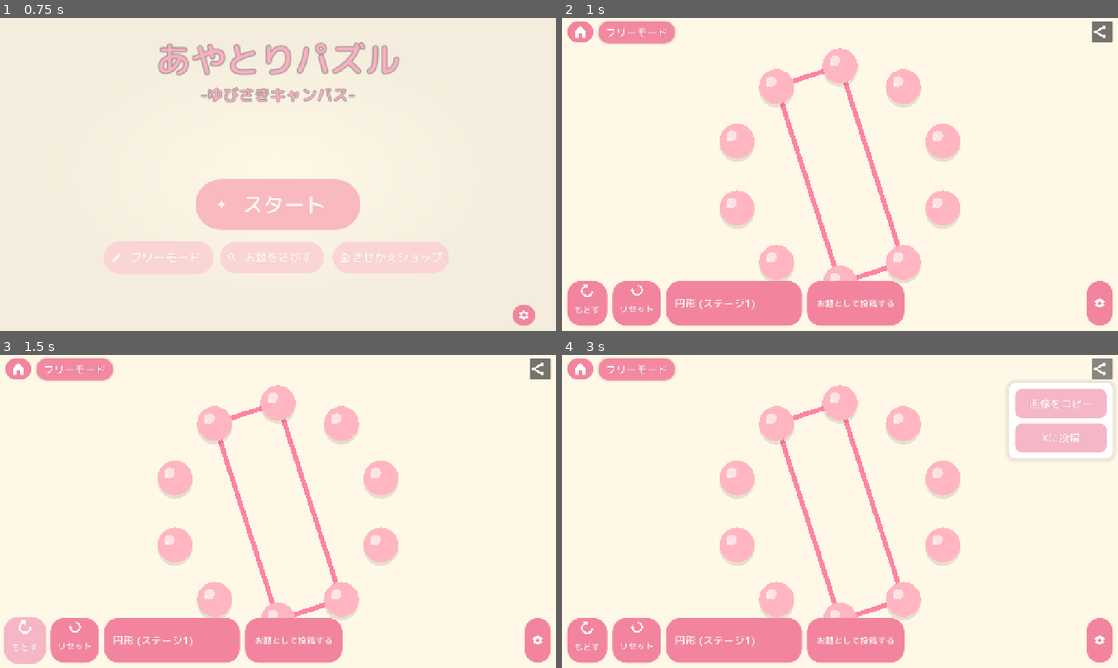
Above: before the commit, frames 1-4 (two rows, left to right).
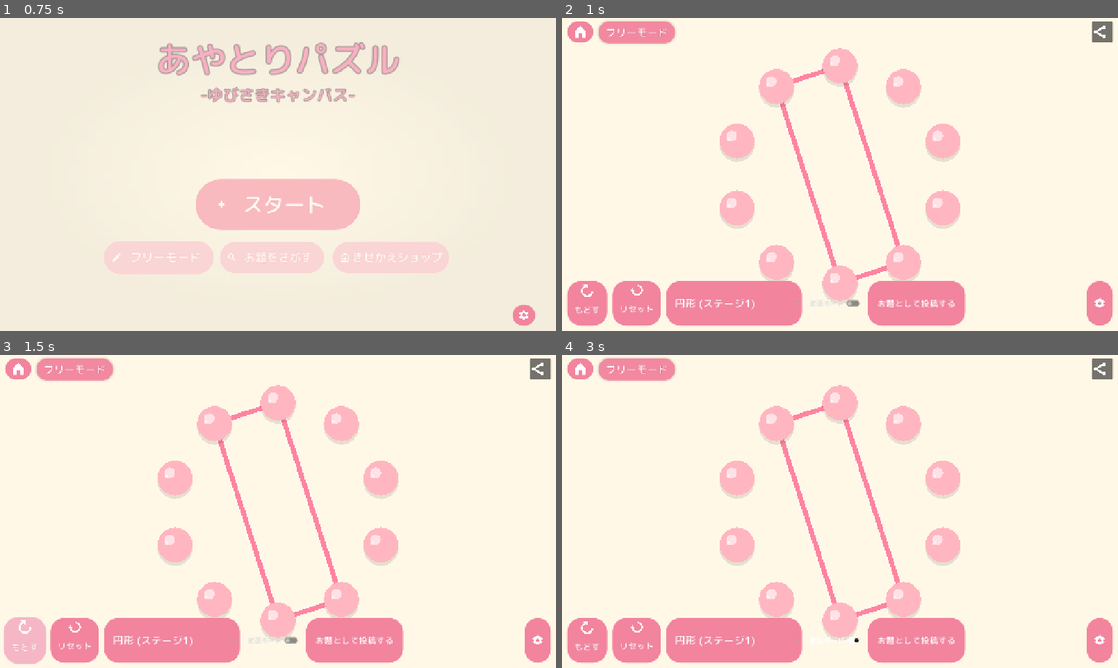
Above: after the commit, the same moments.

Repository: Omezi42/ayatori
Game: Godot game, scene res://scenes/Title.tscn
The game is run twice, just before and just after one commit, with the same random seed, the same clock (stepped at 60 frames per second) and the same inputs.
Inputs (mouse positions are in pixels of both pictures, inside the frame that each line leads up to; where the layout moved, square brackets give the same spot in the first picture):
- Up to frame 1 (0.75 s): click "フリーモード" at 0.5 s
- Up to frame 2 (1 s): no input
- Up to frame 3 (1.5 s): click "もどす" at 1.25 s
- Up to frame 4 (3 s): click "リセット" at 2 s; click (834, 639) [1101, 367] at 2.75 s

Frame 1 is identical in both runs. In frame 2, 3.2% of the frame differs, in the area x 44-73%, y 84-99%; in frame 3, 3.2%; in frame 4, 6.1%, in the area x 44-98%, y 10-99%.

Commit message:
Add advanced (multi-loop) mode and UI toggles
Introduce an "advanced" multi-loop mode: add GameSave.is_advanced_mode (persisted), UI toggles in Title, LevelEditor and LevelSelect, and include is_advanced in Firebase save/load/fetch. Enhance StringManager to track hook_times and history timestamps, provide get_latest_index_of_finger, and switch state-matching/heuristic logic to edge-set comparisons. StringDrawer and FingerNode now render multi-loop offsets and loop counts. MainController uses the latest hooked index when advanced mode is enabled. Minor ayatori.pck/HTML size update. LevelSelect filtering for advanced stages left as TODO.

Diff:
--- a/scripts/FingerNode.gd
+++ b/scripts/FingerNode.gd
@@ -5,6 +5,12 @@
 signal finger_dropped_on(id)
 
 var is_drag_highlighted: bool = false
+var loop_count: int = 0
+
+func set_loop_count(count: int) -> void:
+	if loop_count != count:
+		loop_count = count
+		queue_redraw()
 
 func _ready() -> void:
 	# Area2Dの入力イベントを拾う
@@ -83,3 +89,13 @@
 	# ぷっくりしたハイライト（ツヤ）
 	draw_circle(Vector2(-12, -12), radius * 0.3, shine_color)
 	draw_circle(Vector2(-20, -4), radius * 0.1, shine_color)
+
+	if GameSave.is_advanced_mode and loop_count >= 2:
+		var font = ThemeDB.fallback_font
+		if font:
+			var text = "x" + str(loop_count)
+			var font_size = 24
+			var text_size = font.get_string_size(text, HORIZONTAL_ALIGNMENT_LEFT, -1, font_size)
+			var text_pos = Vector2(radius + 10, text_size.y * 0.3)
+			draw_string_outline(font, text_pos, text, HORIZONTAL_ALIGNMENT_LEFT, -1, font_size, 4, Color.BLACK)
+			draw_string(font, text_pos, text, HORIZONTAL_ALIGNMENT_LEFT, -1, font_size, Color.WHITE)
--- a/scripts/FirebaseManager.gd
+++ b/scripts/FirebaseManager.gd
@@ -62,6 +62,7 @@
 			"play_count": { "integerValue": "0" },
 			"likes": { "integerValue": "0" },
 			"layout_id": { "integerValue": str(layout_id) },
+			"is_advanced": { "booleanValue": GameSave.is_advanced_mode if GameSave else false },
 			"target_sequence": {
 				"arrayValue": {
 					"values": values
@@ -116,6 +117,11 @@
 			if json["fields"].has("layout_id"):
 				layout_id = int(json["fields"]["layout_id"]["integerValue"])
 
+			# is_advancedの読み取り（オプショナル）
+			if json["fields"].has("is_advanced"):
+				if GameSave:
+					GameSave.is_advanced_mode = json["fields"]["is_advanced"]["booleanValue"]
+
 			var title = "ユーザー作成ステージ"
 			if json["fields"].has("title"):
 				title = json["fields"]["title"]["stringValue"]
@@ -169,6 +175,7 @@
 					var title = fields.get("title", {}).get("stringValue", "無題")
 					var play_count = int(fields.get("play_count", {}).get("integerValue", "0"))
 					var likes = int(fields.get("likes", {}).get("integerValue", "0"))
+					var is_advanced = fields.get("is_advanced", {}).get("booleanValue", false)
 
 					# ローカルでの検索クエリ絞り込み
 					if current_search_query != "":
@@ -191,7 +198,8 @@
 						"play_count": play_count,
 						"likes": likes,
 						"target_sequence": seq,
-						"layout_id": layout_id
+						"layout_id": layout_id,
+						"is_advanced": is_advanced
 					})
 			emit_signal("levels_fetched", levels)
 		else:
--- a/scripts/GameSave.gd
+++ b/scripts/GameSave.gd
@@ -14,6 +14,8 @@
 var current_bg: int = 0
 var unlocked_strings: Array = [0]
 var current_string: int = 0
+var is_advanced_mode: bool = false
+
 
 const PIN_ITEMS = [
 	{"id": 0, "name": "パステルピンク", "price": 0, "color": Color("#FFB6C1"), "shine": Color(1, 1, 1, 0.6)},
@@ -58,7 +60,8 @@
 		"unlocked_bgs": unlocked_bgs,
 		"current_bg": current_bg,
 		"unlocked_strings": unlocked_strings,
-		"current_string": current_string
+		"current_string": current_string,
+		"is_advanced_mode": is_advanced_mode
 	}
 	var file = FileAccess.open(SAVE_PATH, FileAccess.WRITE)
 	if file:
@@ -82,6 +85,7 @@
 				if json.has("current_bg"): current_bg = int(json["current_bg"])
 				if json.has("unlocked_strings"): unlocked_strings = json["unlocked_strings"]
 				if json.has("current_string"): current_string = int(json["current_string"])
+				if json.has("is_advanced_mode"): is_advanced_mode = bool(json["is_advanced_mode"])
 
 func is_unlocked(category: String, id: int) -> bool:
 	var arr = []
--- a/scripts/LevelEditor.gd
+++ b/scripts/LevelEditor.gd
@@ -74,6 +74,18 @@
 			hbox.add_child(layout_option)
 			hbox.move_child(layout_option, 2)
 			layout_option.item_selected.connect(_on_layout_selected)
+
+			# 拡張モードトグルをヘッダー/フッターに追加
+			var adv_btn = CheckButton.new()
+			adv_btn.name = "AdvModeButton"
+			adv_btn.text = "拡張モード"
+			adv_btn.button_pressed = GameSave.is_advanced_mode
+			adv_btn.toggled.connect(func(toggled_on):
+				GameSave.is_advanced_mode = toggled_on
+				GameSave.save_data()
+			)
+			hbox.add_child(adv_btn)
+			hbox.move_child(adv_btn, 3)
 
 		# タイトル入力ダイアログ
 		var dialog = ConfirmationDialog.new()
--- a/scripts/LevelSelect.gd
+++ b/scripts/LevelSelect.gd
@@ -27,17 +27,45 @@
 	header.add_child(home_btn)
 	header.move_child(home_btn, 0)
 
+	# スペーサー
+	var spacer = Control.new()
+	spacer.size_flags_horizontal = Control.SIZE_EXPAND_FILL
+	header.add_child(spacer)
+
+	# 拡張モードトグルをヘッダーに追加
+	var adv_btn = CheckButton.new()
+	adv_btn.name = "AdvModeButton"
+	adv_btn.text = "拡張"
+	adv_btn.button_pressed = GameSave.is_advanced_mode
+	adv_btn.toggled.connect(func(toggled_on):
+		GameSave.is_advanced_mode = toggled_on
+		GameSave.save_data()
+		_load_levels()
+	)
+	header.add_child(adv_btn)
+
+	_load_levels()
+
+	back_button.pressed.connect(_on_back_pressed)
+	apply_theme_colors()
+
+func _load_levels() -> void:
+	# 既存のカードを削除
+	for child in grid_container.get_children():
+		child.queue_free()
+
 	# レベルデータの読み込み
 	var level_manager = LevelManager.new()
 	level_manager.create_default_levels()
 	var levels = level_manager.level_data_list
 
-	# ステージカードの生成
+	# ON時は高度なステージだけ抽出する等のロジックを入れる（ここでは暫定的にすべて表示するか、拡張モード専用ステージを用意する）
+	# （実装例：Advancedなステージフラグがあればそれでフィルタリング）
+
 	for i in range(levels.size()):
+		# TODO: 拡張モードのON/OFFに応じて表示するステージを分ける
 		var card = _create_stage_card(i, levels[i])
 		grid_container.add_child(card)
-
-	back_button.pressed.connect(_on_back_pressed)
 
 	apply_theme_colors()
 
--- a/scripts/MainController.gd
+++ b/scripts/MainController.gd
@@ -287,7 +287,12 @@
 	if not string_manager:
 		return
 	var arr = string_manager.current_string
-	var idx = arr.find(finger_id)
+	var idx = -1
+	if GameSave.is_advanced_mode:
+		idx = string_manager.get_latest_index_of_finger(finger_id)
+	else:
+		idx = arr.find(finger_id)
+
 	if idx != -1:
 		string_manager.unhook_finger(idx)
 
--- a/scripts/StringDrawer.gd
+++ b/scripts/StringDrawer.gd
@@ -21,6 +21,7 @@
 
 const HIT_RADIUS := 25.0        # 線分のヒット判定半径(px)
 const FINGER_DROP_RADIUS := 50.0 # 指ドロップ判定半径(px)
+const MULTI_LOOP_OFFSET_RADIUS := 12.0 # 多重ループ時のオフセット半径(px)
 
 var default_width: float = 16.0
 var dragging_width: float = 8.0
@@ -104,6 +105,32 @@
 			closest_id = f_id
 	return closest_id
 
+# 配列の各要素に対応する実際の描画用座標（オフセット加味）を計算
+func _get_actual_points(arr: Array[int]) -> Array[Vector2]:
+	var points: Array[Vector2] = []
+	var usage_counts = {}
+
+	for i in range(arr.size()):
+		var f_id = arr[i]
+		if not finger_positions.has(f_id):
+			points.append(Vector2.ZERO)
+			continue
+
+		var pos = finger_positions[f_id]
+		if GameSave.is_advanced_mode:
+			if not usage_counts.has(f_id):
+				usage_counts[f_id] = 0
+			var count = usage_counts[f_id]
+			if count > 0:
+				var angle = count * (PI / 4.0)
+				var offset = Vector2(cos(angle), sin(angle)) * MULTI_LOOP_OFFSET_RADIUS
+				pos += offset
+			usage_counts[f_id] += 1
+
+		points.append(pos)
+
+	return points
+
 # StringManagerの状態に従ってLine2Dのポイントを更新
 func update_line() -> void:
 	if not line or not string_manager:
@@ -113,12 +140,25 @@
 	var arr = string_manager.current_string
 
 	if arr.is_empty():
-		return
+		for node in get_tree().get_nodes_in_group("fingers"):
+			if node is FingerNode:
+				node.set_loop_count(0)
+		return
+
+	var actual_points = _get_actual_points(arr)
+
+	var finger_counts = {}
+	for f_id in arr:
+		finger_counts[f_id] = finger_counts.get(f_id, 0) + 1
+
+	for node in get_tree().get_nodes_in_group("fingers"):
+		if node is FingerNode:
+			node.set_loop_count(finger_counts.get(node.finger_id, 0))
 
 	for i in range(arr.size()):
 		var f_id = arr[i]
 		if finger_positions.has(f_id):
-			line.add_point(finger_positions[f_id])
+			line.add_point(actual_points[i])
 
 			# ドラッグ中の線分であれば、中間にマウス位置を挿入
 			if is_dragging and i == dragging_segment_index:
@@ -127,7 +167,7 @@
 	# ループさせるために最初の点を最後にもう一度追加
 	var first_f_id = arr[0]
 	if finger_positions.has(first_f_id):
-		line.add_point(finger_positions[first_f_id])
+		line.add_point(actual_points[0])
 
 # ドラッグ開始の試行（線分をクリックしたか判定）
 # 【アプローチB】数学的な線分距離判定を使用
@@ -143,6 +183,7 @@
 	var arr = string_manager.current_string
 	var best_index := -1
 	var best_dist := HIT_RADIUS
+	var actual_points = _get_actual_points(arr)
 
 	for i in range(arr.size()):
 		if not finger_positions.has(arr[i]):
@@ -151,8 +192,8 @@
 		if not finger_positions.has(arr[next_idx]):
 			continue
 
-		var p1 = finger_positions[arr[i]]
-		var p2 = finger_positions[arr[next_idx]]
+		var p1 = actual_points[i]
+		var p2 = actual_points[next_idx]
 
 		# Geometry2D を使って線分上の最近接点を算出
 		var closest = Geometry2D.get_closest_point_to_segment(mouse_pos, p1, p2)
@@ -178,7 +219,7 @@
 
 	if dropped_finger_id >= 0:
 		# すでにその指に糸が掛かっていない場合のみフック
-		if not string_manager.current_string.has(dropped_finger_id):
+		if not string_manager.current_string.has(dropped_finger_id) or GameSave.is_advanced_mode:
 			segment_dropped_on_finger.emit(dragging_segment_index, dropped_finger_id)
 
 	# ドラッグ状態をリセット（何もない場所でドロップした場合は元に戻る）
--- a/scripts/StringManager.gd
+++ b/scripts/StringManager.gd
@@ -3,6 +3,9 @@
 var current_string: Array[int] = []
 var target_string: Array[int] = []
 var history: Array[Array] = []
+var history_hook_times: Array[Array] = []
+var hook_times: Array[int] = []
+var current_time_counter: int = 0
 var optimal_moves_cache: int = -1
 var _hint_cache: Dictionary = {}
 var _hint_cache_mutex: Mutex = Mutex.new()
@@ -19,12 +22,15 @@
 # 履歴を保存する
 func save_history() -> void:
 	history.append(current_string.duplicate())
+	history_hook_times.append(hook_times.duplicate())
 
 # 糸を指定の指に掛ける（線分を引っ張って掛ける操作）
 func hook_finger(segment_index: int, finger_id: int) -> void:
 	save_history()
+	current_time_counter += 1
 	# segment_index と segment_index+1 の間に finger_id を挿入
 	current_string.insert(segment_index + 1, finger_id)
+	hook_times.insert(segment_index + 1, current_time_counter)
 	string_changed.emit()
 
 # 指定の指から糸を外す
@@ -35,58 +41,75 @@
 
 	save_history()
 	current_string.remove_at(index)
+	hook_times.remove_at(index)
 	string_changed.emit()
 
 # 1手戻る
 func undo() -> void:
 	if history.size() > 0:
 		current_string = history.pop_back()
+		hook_times = history_hook_times.pop_back()
 		string_changed.emit()
 
 # リセット
 func reset_to_initial(initial_state: Array[int]) -> void:
 	history.clear()
+	history_hook_times.clear()
 	current_string = initial_state.duplicate()
+	hook_times.clear()
+	current_time_counter = 0
+	for i in range(current_string.size()):
+		hook_times.append(0)
 	string_changed.emit()
+
+# 特定の指に対して一番最後に掛けられた要素のインデックスを返す
+func get_latest_index_of_finger(finger_id: int) -> int:
+	var latest_idx = -1
+	var max_time = -1
+	for i in range(current_string.size()):
+		if current_string[i] == finger_id:
+			if hook_times.size() > i and hook_times[i] > max_time:
+				max_time = hook_times[i]
+				latest_idx = i
+	return latest_idx
 
 # 現在の配列が正解配列と一致するか判定する（シフト、逆順対応）
 func check_clear() -> bool:
 	return is_state_matching_target(current_string, target_string)
 
+func get_edge_set(seq: Array[int]) -> Array:
+	if seq.is_empty(): return []
+	var norm = _normalize_sequence(seq)
+	if norm.is_empty(): return []
+	var edges = {}
+	for i in range(norm.size()):
+		var u = norm[i]
+		var v = norm[(i + 1) % norm.size()]
+		if u != v: # 無視（同じ点への自己ループは描画されない）
+			var edge_key = str(min(u, v)) + "-" + str(max(u, v))
+			edges[edge_key] = true
+	var keys = edges.keys()
+	keys.sort()
+	return keys
+
 func is_state_matching_target(state: Array[int], target: Array[int]) -> bool:
 	if target.is_empty() or state.is_empty():
 		return false
 
-	# 1. 配列の正規化（最初と最後が重複している場合は最後の要素を削除）
-	var current_norm = _normalize_sequence(state)
-	var target_norm = _normalize_sequence(target)
-
-	# 正規化後の要素数が異なる場合は不一致
-	if current_norm.size() != target_norm.size():
+	var edges_s = get_edge_set(state)
+	var edges_t = get_edge_set(target)
+
+	if edges_s.size() == 0 or edges_t.size() == 0:
 		return false
 
-	# 要素数が0の場合はクリア扱いにはしない（あるいは仕様次第）
-	if current_norm.size() == 0:
+	if edges_s.size() != edges_t.size():
 		return false
 
-	var length = target_norm.size()
-
-	# 2. シフト比較のためのダミー配列を作成 (2周分を連結)
-	var dummy: Array[int] = []
-	dummy.append_array(current_norm)
-	dummy.append_array(current_norm)
-
-	# 3. 順方向（右回り等）のシフト一致確認
-	if _contains_sub_array(dummy, target_norm):
-		return true
-
-	# 4. 逆順（リバース・左回り等）のシフト一致確認
-	var reversed_target = target_norm.duplicate()
-	reversed_target.reverse()
-	if _contains_sub_array(dummy, reversed_target):
-		return true
-
-	return false
+	for i in range(edges_s.size()):
+		if edges_s[i] != edges_t[i]:
+			return false
+
+	return true
 
 # 閉路を表す配列を正規化する（最初と最後が同じなら最後を取り除く）
 func _normalize_sequence(seq: Array[int]) -> Array[int]:
@@ -95,18 +118,7 @@
 		res.pop_back()
 	return res
 
-# dummy_array の中に target_sub_array が連続して含まれるかチェックするヘルパー
-func _contains_sub_array(dummy_array: Array[int], target_sub_array: Array[int]) -> bool:
-	var sub_len = target_sub_array.size()
-	for i in range(dummy_array.size() - sub_len + 1):
-		var match_found = true
-		for j in range(sub_len):
-			if dummy_array[i + j] != target_sub_array[j]:
-				match_found = false
-				break
-		if match_found:
-			return true
-	return false
+
 
 # ヒント用：両方向BFS＋ヒューリスティック枝刈り＋正規化キャッシュによる高速かつ完全な最短ルート探索
 # 次に行うべき最適アクションのディクショナリを返す
@@ -197,33 +209,10 @@
 	_hint_cache_mutex.unlock()
 	return fallback_move
 
-# 状態の正規化キー（回転・反転の最小表現）を取得
+# 状態の正規化キー（エッジセットに基づく最小表現）を取得
 func _get_canonical_key(state: Array[int]) -> String:
-	var n = state.size()
-	if n == 0: return ""
-	if n == 1: return str(state[0])
-
-	var s = ""
-	for x in state:
-		s += str(x)
-
-	var best = s
-	var s2 = s + s
-	for i in range(1, n):
-		var sub = s2.substr(i, n)
-		if sub < best:
-			best = sub
-
-	var rev_s = ""
-	for i in range(n - 1, -1, -1):
-		rev_s += str(state[i])
-	var rev_s2 = rev_s + rev_s
-	for i in range(n):
-		var sub = rev_s2.substr(i, n)
-		if sub < best:
-			best = sub
-
-	return best
+	var edges = get_edge_set(state)
+	return ",".join(edges)
 
 # 両方向BFS探索による最短手生成
 func _search_bidirectional_bfs(start_state: Array[int], target_state: Array[int], target_key: String) -> Dictionary:
@@ -309,19 +298,19 @@
 
 	return {}
 
-# ヒューリスティック距離（集合差分による下界推定）
+# ヒューリスティック距離（エッジ集合差分による下界推定）
 func _heuristic_distance(state1: Array[int], state2: Array[int]) -> int:
 	var set1 = {}
-	for x in state1: set1[x] = true
+	for e in get_edge_set(state1): set1[e] = true
 	var set2 = {}
-	for x in state2: set2[x] = true
+	for e in get_edge_set(state2): set2[e] = true
 
 	var diff1 = 0
-	for x in state1:
-		if not set2.has(x): diff1 += 1
+	for e in get_edge_set(state1):
+		if not set2.has(e): diff1 += 1
 	var diff2 = 0
-	for x in state2:
-		if not set1.has(x): diff2 += 1
+	for e in get_edge_set(state2):
+		if not set1.has(e): diff2 += 1
 	return diff1 + diff2
 
 # 可能で合法な全ての手と次状態を生成する
--- a/scripts/Title.gd
+++ b/scripts/Title.gd
@@ -166,9 +166,22 @@
 	)
 	set_vbox.add_child(theme_btns)
 
-	var sep = HSeparator.new()
-	set_vbox.add_child(sep)
-
+	var sep1 = HSeparator.new()
+	set_vbox.add_child(sep1)
+
+	# 拡張モードトグル
+	var adv_mode_btn = CheckButton.new()
+	adv_mode_btn.text = " 拡張モード (多重ループ)"
+	if GameSave:
+		adv_mode_btn.button_pressed = GameSave.is_advanced_mode
+		adv_mode_btn.toggled.connect(func(toggled_on):
+			GameSave.is_advanced_mode = toggled_on
+			GameSave.save_data()
+		)
+	set_vbox.add_child(adv_mode_btn)
+
+	var sep2 = HSeparator.new()
+	set_vbox.add_child(sep2)
 	# 今日のお題（設定内に統合・SVGアイコン使用）
 	var daily_btn = Button.new()
 	daily_btn.text = " 今日のお題"
Not shown, changed: ayatori.html
Not shown, changed: ayatori.pck
